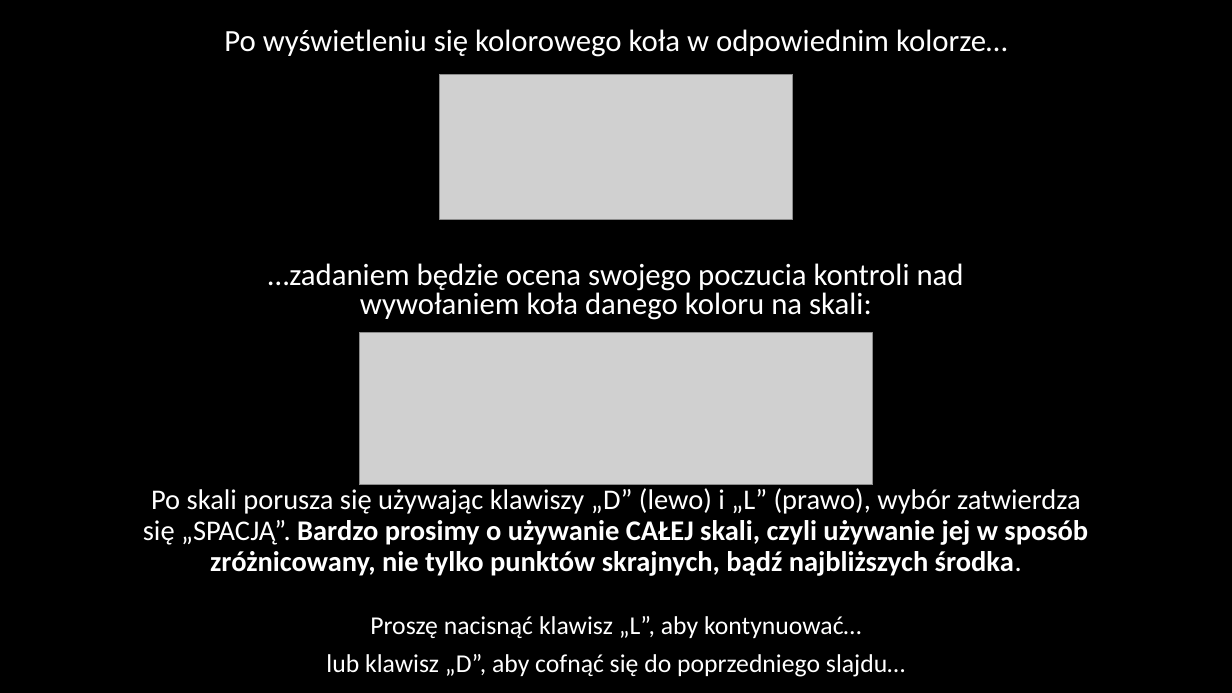
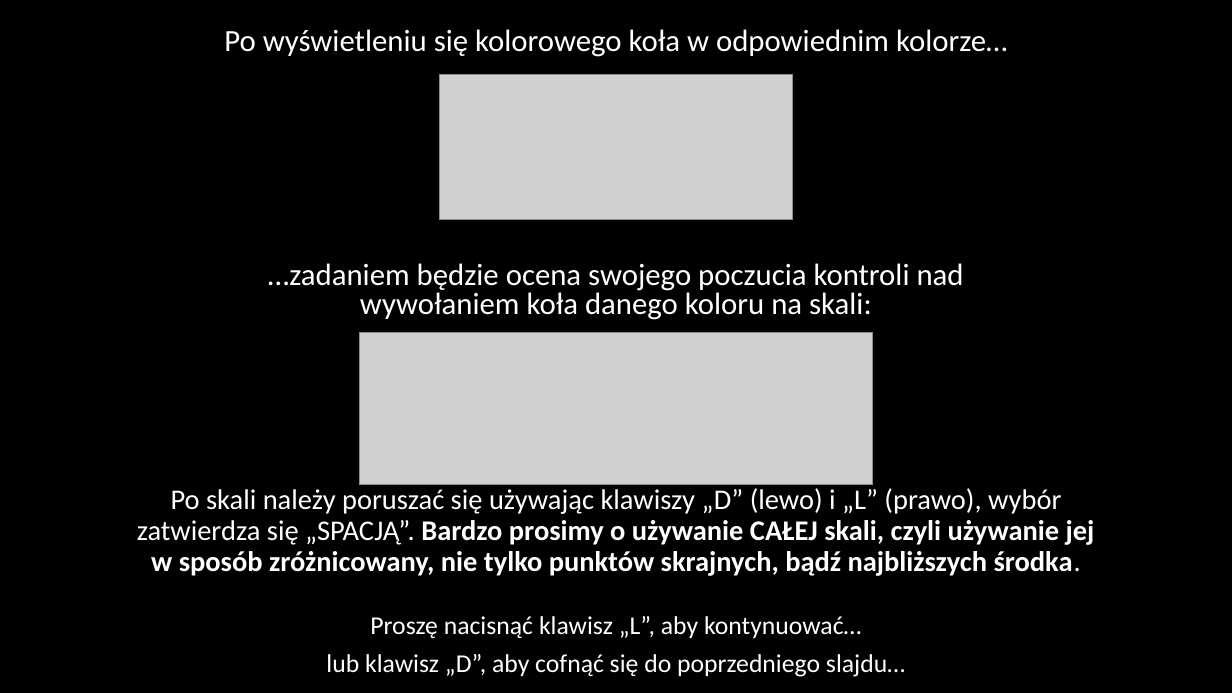
Before and after one commit to mmagnuski/senofag, a slide deck: slide 8 of EPRIME procedura png/Slajdy_proc1.pptx. Drawn at 1232x693 pixels with LibreOffice and Linux fonts; fonts in the diff are those of the drawing; grey boxes stand for pictures. Boxes give left, top, right and bottom in pixels: in the first picture for what was removed or moved away, otherwise in the second. Text is boxed around its words. In the diff, an @@ line names an element or a change of style, - is before the commit and + after.

```diff
--- a/EPRIME procedura png/Slajdy_proc1.pptx
+++ b/EPRIME procedura png/Slajdy_proc1.pptx
@@ text at <box>137,488,1095,576</box>: text changed @@
-Po skali porusza się używając klawiszy „D” (lewo) i „L” (prawo), wybór zatwierdza się „SPACJĄ”. Bardzo prosimy o używanie CAŁEJ skali, czyli używanie jej w sposób zróżnicowany, nie tylko punktów skrajnych, bądź najbliższych środka.
+Po skali należy poruszać się używając klawiszy „D” (lewo) i „L” (prawo), wybór zatwierdza się „SPACJĄ”. Bardzo prosimy o używanie CAŁEJ skali, czyli używanie jej w sposób zróżnicowany, nie tylko punktów skrajnych, bądź najbliższych środka.
```
Also in this commit, not shown: 3 other slides changed, 1 slide added, 23 other files.
